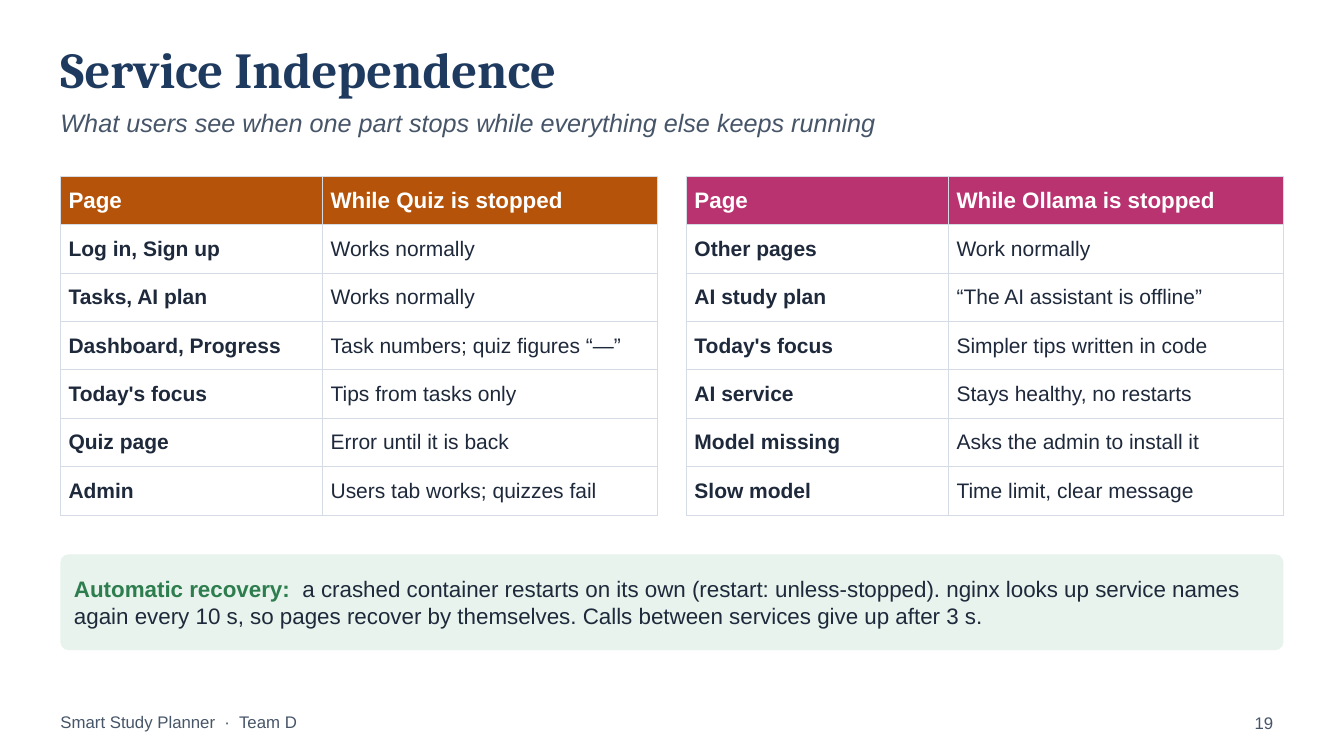
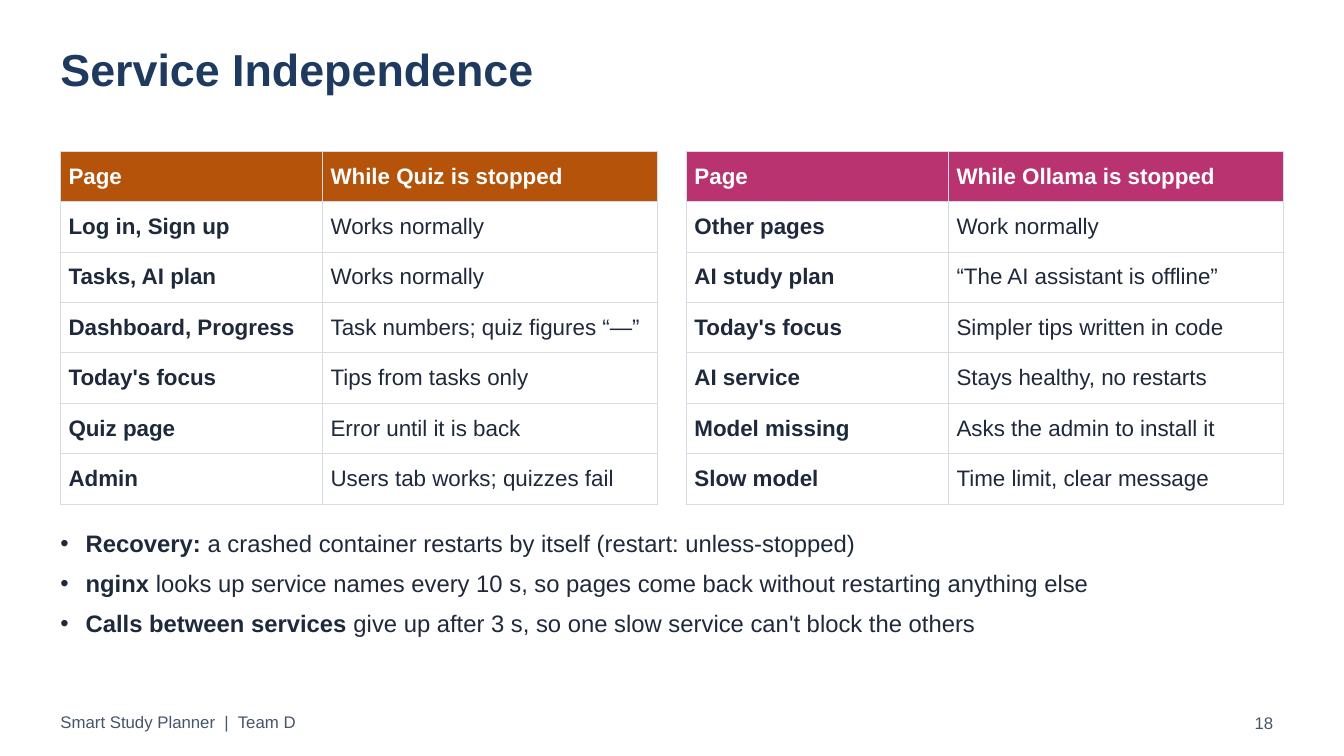
Before and after one commit to Anishpandey00/ssp-web, a slide deck: slide 18 of docs/presentations/SSP_Final_Presentation.pptx (slide 19 before the commit). Drawn at 1344x756 pixels with LibreOffice and Linux fonts; fonts in the diff are those of the drawing. Boxes give left, top, right and bottom in pixels: in the first picture for what was removed or moved away, otherwise in the second. Text is boxed around its words. In the diff, an @@ line names an element or a change of style, - is before the commit and + after.

```diff
--- a/docs/presentations/SSP_Final_Presentation.pptx
+++ b/docs/presentations/SSP_Final_Presentation.pptx
@@ title "Service Independence" at bbox=[60, 53, 533, 95]: size 36 to 32 pt, font Cambria to Arial @@
@@ text removed at bbox=[60, 113, 875, 137] @@
-What users see when one part stops while everything else keeps running
@@ table at bbox=[60, 151, 657, 495] @@
@@ size 15 to 16 pt in "Log in, Sign up", "Works normally", "Tasks, AI plan", "Works normally" and 8 more places @@
@@ table: place and size @@
-table at bbox=[60, 176, 657, 506]
+table at bbox=[60, 151, 657, 495]
@@ table at bbox=[687, 151, 1284, 495] @@
@@ size 15 to 16 pt in "Other pages", "Work normally", "AI study plan", "“The AI assistant is offline”" and 8 more places @@
@@ table: place and size @@
-table at bbox=[687, 176, 1284, 506]
+table at bbox=[687, 151, 1284, 495]
@@ text "Recovery: a crashed container restarts ...": place and size @@
-text "Recovery: a crashed container restarts ..." at bbox=[60, 555, 1284, 650]
+text "Recovery: a crashed container restarts ..." at bbox=[86, 534, 1088, 637]
@@ text "Recovery: a crashed container restarts ..." at bbox=[86, 534, 1088, 637]: vertical alignment middle to top; fill #E7F3EC to none @@
@@ text at bbox=[86, 534, 1088, 637]: text changed; size 16 to 17 pt @@
-Automatic recovery: a crashed container restarts on its own (restart: unless-stopped). nginx looks up service names again every 10 s, so pages recover by themselves. Calls between services give up after 3 s.
+• Recovery: a crashed container restarts by itself (restart: unless-stopped)
+• nginx looks up service names every 10 s, so pages come back without restarting anything else
+• Calls between services give up after 3 s, so one slow service can't block the others
@@ text at bbox=[60, 716, 296, 732]: text changed @@
-Smart Study Planner · Team D
+Smart Study Planner | Team D
@@ page number at bbox=[1255, 717, 1274, 729]: text changed @@
-19
+18
```
Also in this commit, not shown: 27 other slides changed, 3 slides added, 2 slides removed.
